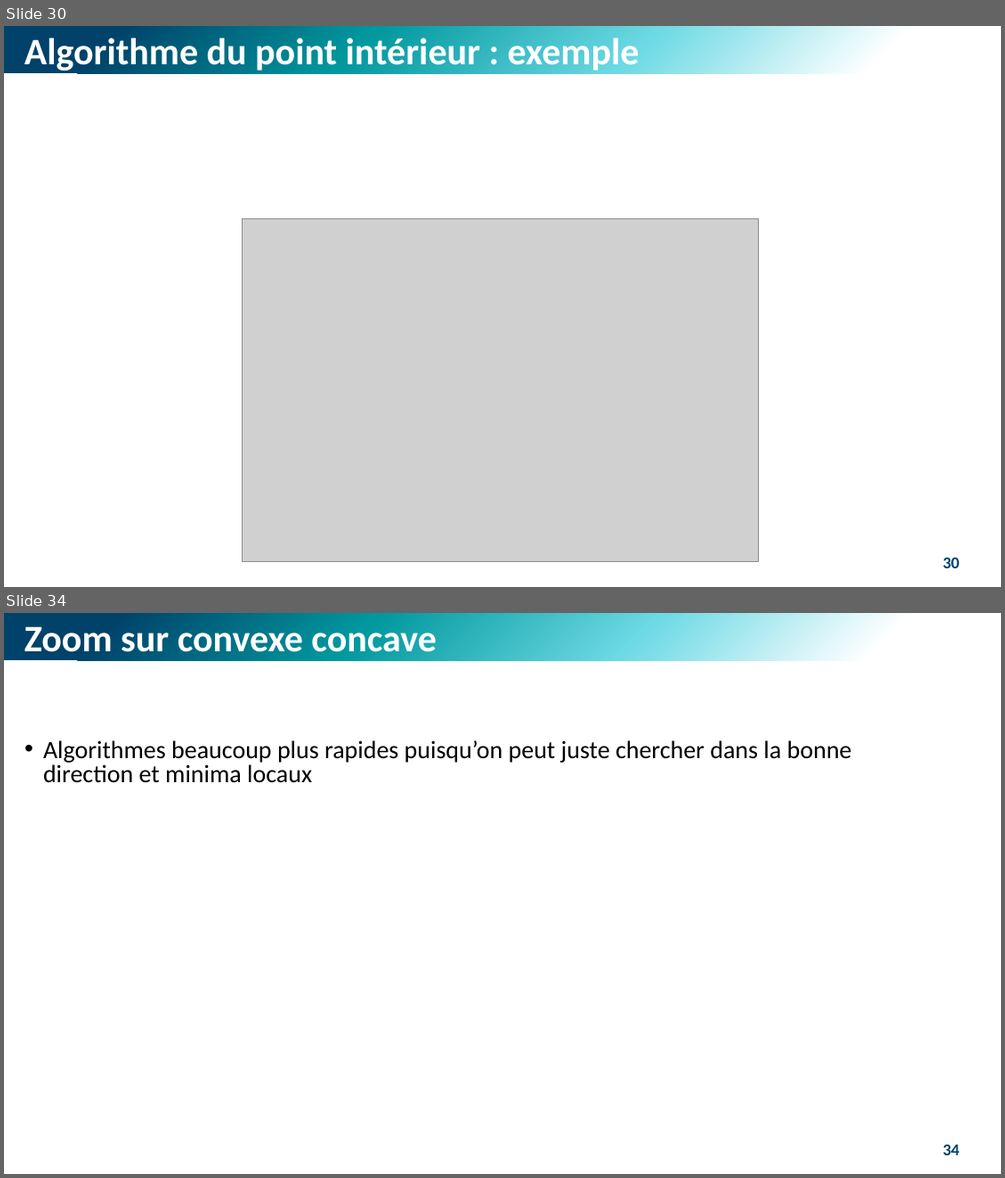
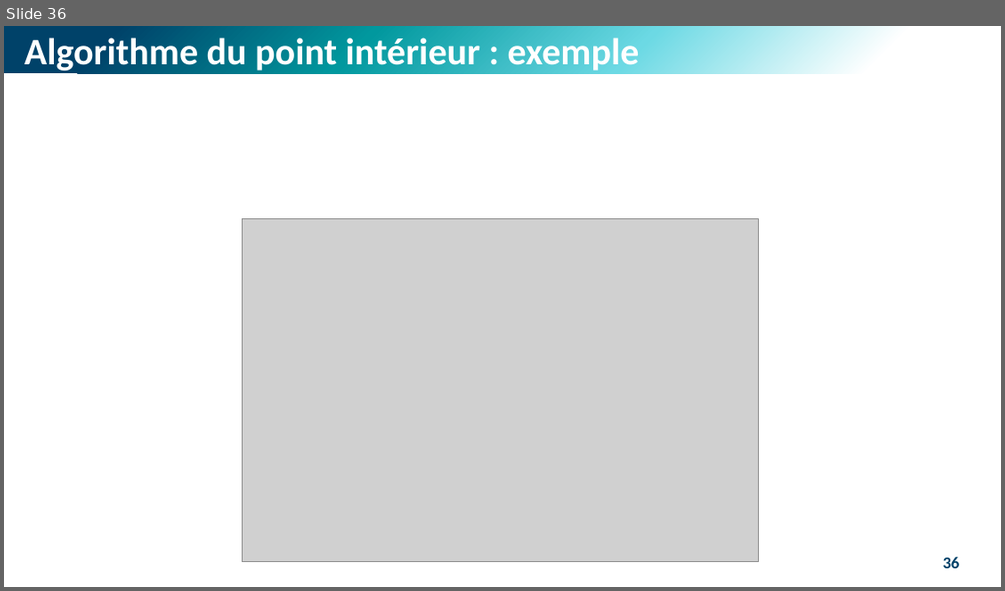
Before and after one commit to M-Berthelin/energy_mod_ISEL_MIX5, a slide deck: slides/2_Opt.pptx. Shown one above the other, each under a label of ours: slides 30 and 34 before the commit, slide 36 after it; the slides between them are not shown. The pictures are 1005x1178 and 1005x591 pixels, drawn with LibreOffice and Linux fonts; fonts in the diff are those of the drawing; grey boxes stand for pictures. Boxes give left, top, right and bottom in pixels: in the first picture for what was removed or moved away, otherwise in the second. Text is boxed around its words. In the diff, an @@ line names an element or a change of style, - is before the commit and + after.

```diff
--- a/slides/2_Opt.pptx
+++ b/slides/2_Opt.pptx
@@ slide 34 removed at box(4, 613, 1001, 1174), background #FFFFFF @@
@@ rectangle removed at box(4, 613, 1001, 661) @@
@@ text removed at box(24, 626, 437, 661) @@
-Zoom sur convexe concave
@@ text removed at box(43, 740, 852, 783) @@
-• Algorithmes beaucoup plus rapides puisqu’on peut juste chercher dans la bonne direction et minima locaux
@@ page number removed at box(943, 1143, 960, 1155) @@
-34
@@ what was slide 30 is now slide 36 @@
@@ page number at box(943, 556, 960, 568): text changed @@
-30
+36
```
Also in this commit, not shown: 8 slides changed, 6 slides added, 5 other slides removed, 2 other files.
